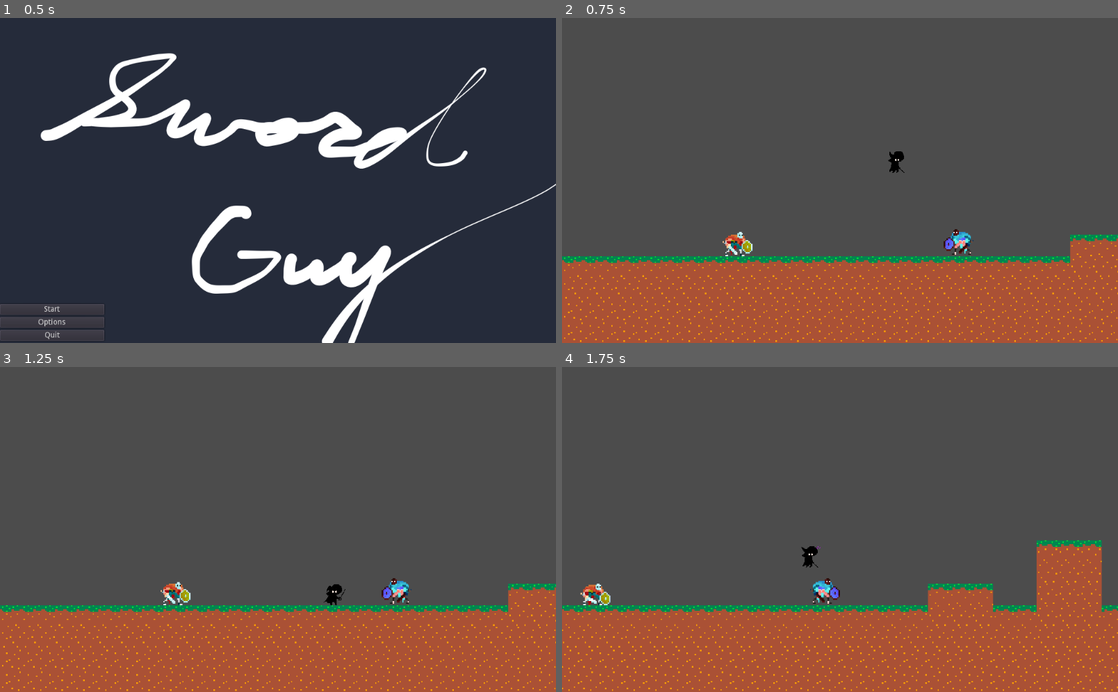
Above: before the commit, frames 1-4 (two rows, left to right).
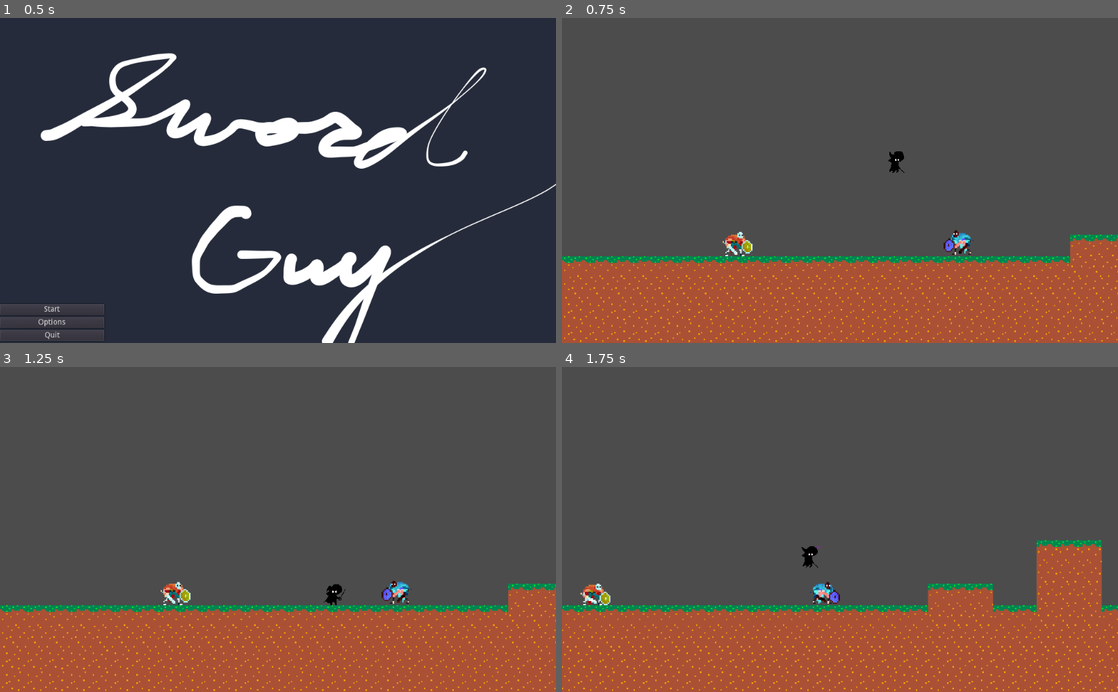
Above: after the commit, the same moments.

Repository: Jollista/Godot-Platformer
Game: Godot game, scene res://StartMenu.tscn
Same seed, same stepped clock (60 frames per second), same inputs: the game is played once before the commit and once after it. The engine's default icon, where the game draws it, is replaced by a stand-in: a white triangle on a blue panel in a dark square.
Inputs (mouse positions are in pixels of both pictures, inside the frame that each line leads up to):
- Up to frame 1 (0.5 s): no input
- Up to frame 2 (0.75 s): click "Start" at 0.5 s
- Up to frame 3 (1.25 s): no input
- Up to frame 4 (1.75 s): tap Enter (ui_accept) at 1.25 s; move the mouse to (962, 513) at 1.27 s; hold D (right) from 1.28 s (still down); tap E (interact) at 1.35 s; click (962, 513) at 1.42 s; tap Space (jump) at 1.52 s

Frame 1 is identical in both runs. In frame 2, 0.1% of the frame differs, in the area x 68-74%, y 64-73%; in frame 3, 0.1%; in frame 4, 0.2%, in the area x 44-50%, y 64-73%.

Commit message:
added enemy animations + death function

Diff:
--- a/Scripts/VikingEnemy.gd
+++ b/Scripts/VikingEnemy.gd
@@ -40,6 +40,7 @@
 
 # default behavior when enemy is not in sight
 func patrol():
+	$AnimationPlayer.play("Idle")
 	if $Timer.is_stopped():
 		$Timer.start()
 		turnAround()
@@ -47,3 +48,10 @@
 func turnAround():
 	facingRight = !facingRight
 	$Sprite.flip_h = !facingRight
+
+func die():
+	$AnimationPlayer.play("Death")
+
+func _on_AnimationPlayer_animation_finished(anim_name):
+	if anim_name == "Death":
+		queue_free()
--- a/VikingEnemy.tscn
+++ b/VikingEnemy.tscn
@@ -1,10 +1,58 @@
-[gd_scene load_steps=4 format=2]
+[gd_scene load_steps=7 format=2]
 
 [ext_resource path="res://Sprites/viking2_inverted.png" type="Texture" id=1]
 [ext_resource path="res://Scripts/VikingEnemy.gd" type="Script" id=2]
 
 [sub_resource type="RectangleShape2D" id=1]
 extents = Vector2( 9.5, 9.5 )
+
+[sub_resource type="Animation" id=2]
+resource_name = "Death"
+length = 1.1
+tracks/0/type = "value"
+tracks/0/path = NodePath("Sprite:frame")
+tracks/0/interp = 1
+tracks/0/loop_wrap = false
+tracks/0/imported = false
+tracks/0/enabled = true
+tracks/0/keys = {
+"times": PoolRealArray( 0, 1 ),
+"transitions": PoolRealArray( 1, 1 ),
+"update": 0,
+"values": [ 45, 53 ]
+}
+
+[sub_resource type="Animation" id=3]
+resource_name = "Idle"
+length = 0.8
+loop = true
+tracks/0/type = "value"
+tracks/0/path = NodePath("Sprite:frame")
+tracks/0/interp = 1
+tracks/0/loop_wrap = false
+tracks/0/imported = false
+tracks/0/enabled = true
+tracks/0/keys = {
+"times": PoolRealArray( 0, 0.7 ),
+"transitions": PoolRealArray( 1, 1 ),
+"update": 0,
+"values": [ 0, 6 ]
+}
+
+[sub_resource type="Animation" id=4]
+length = 0.001
+tracks/0/type = "value"
+tracks/0/path = NodePath("Sprite:frame")
+tracks/0/interp = 1
+tracks/0/loop_wrap = true
+tracks/0/imported = false
+tracks/0/enabled = true
+tracks/0/keys = {
+"times": PoolRealArray( 0 ),
+"transitions": PoolRealArray( 1 ),
+"update": 0,
+"values": [ 0 ]
+}
 
 [node name="VikingEnemy" type="KinematicBody2D"]
 script = ExtResource( 2 )
@@ -20,3 +68,10 @@
 
 [node name="Timer" type="Timer" parent="."]
 one_shot = true
+
+[node name="AnimationPlayer" type="AnimationPlayer" parent="."]
+anims/Death = SubResource( 2 )
+anims/Idle = SubResource( 3 )
+anims/RESET = SubResource( 4 )
+
+[connection signal="animation_finished" from="AnimationPlayer" to="." method="_on_AnimationPlayer_animation_finished"]
